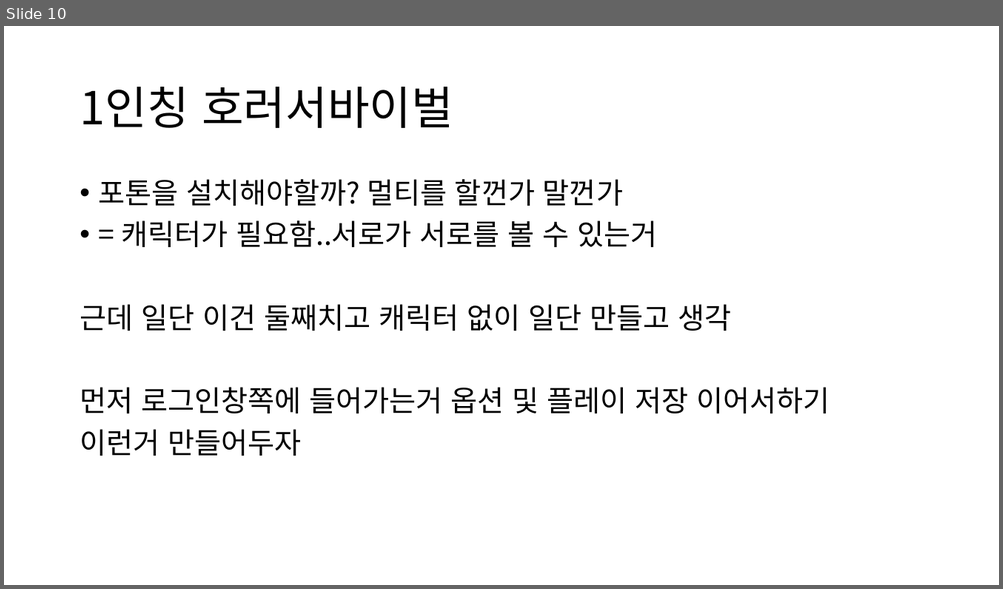
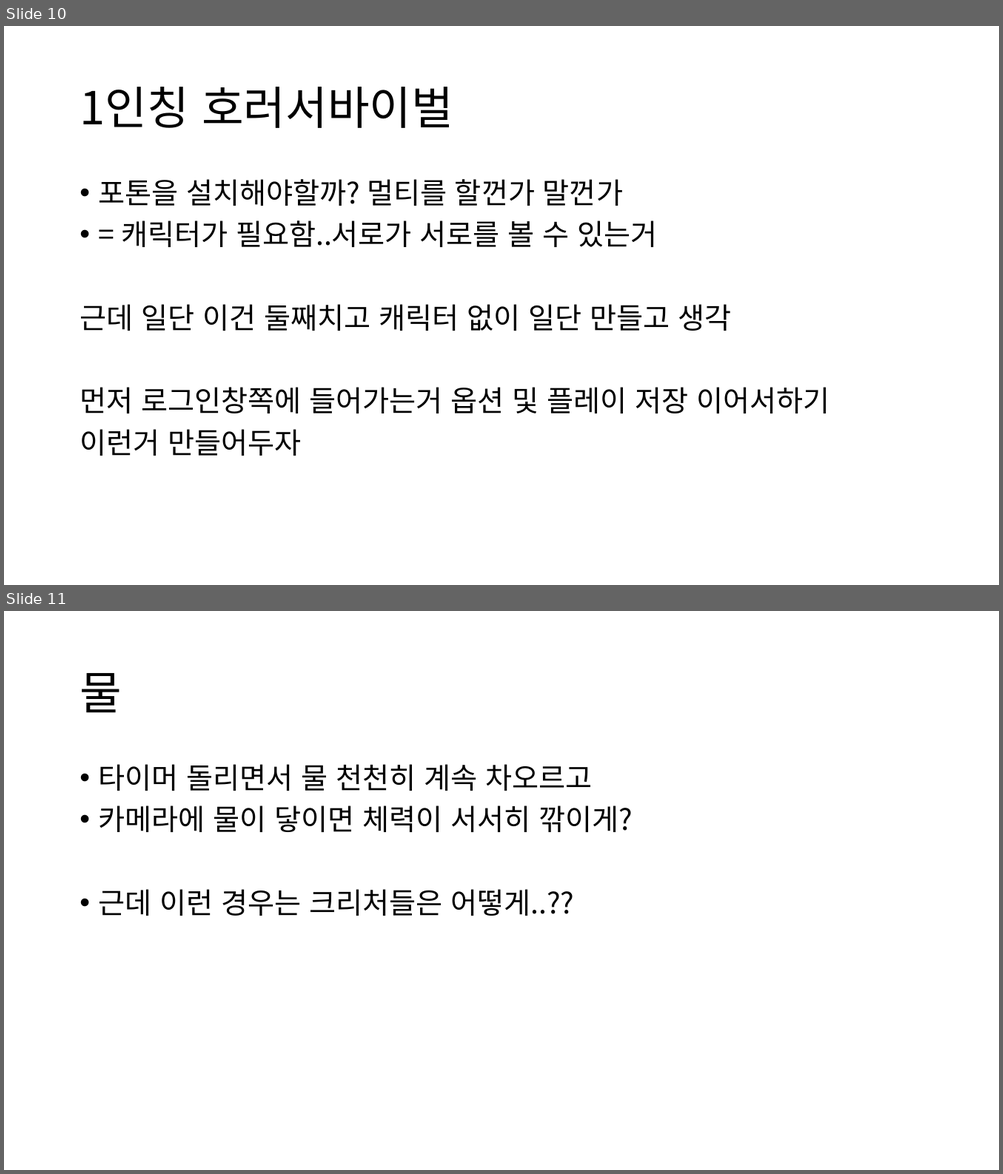
Before and after one commit to ksy642/MyPrototype, a slide deck: Documents/기획서/기획서.pptx. Shown one above the other, each under a label of ours: slide 10 before the commit, slides 10 and 11 after it. The pictures are 1003x589 and 1003x1174 pixels, drawn with LibreOffice and Linux fonts; fonts in the diff are those of the drawing. Boxes give left, top, right and bottom in pixels: in the first picture for what was removed or moved away, otherwise in the second. Text is boxed around its words. In the diff, an @@ line names an element or a change of style, - is before the commit and + after.

Commit message:
생각나는대로의 기획

```diff
--- a/Documents/기획서/기획서.pptx
+++ b/Documents/기획서/기획서.pptx
@@ slide 11 added at (4, 611, 999, 1170), background #FFFFFF @@
@@ title added at (79, 673, 122, 713), 44 pt, text #000000 @@
+물
@@ text added at (99, 764, 633, 916), 28 pt, text #000000 @@
+• 타이머 돌리면서 물 천천히 계속 차오르고
+• 카메라에 물이 닿이면 체력이 서서히 깎이게?
+• 근데 이런 경우는 크리처들은 어떻게..??
```
